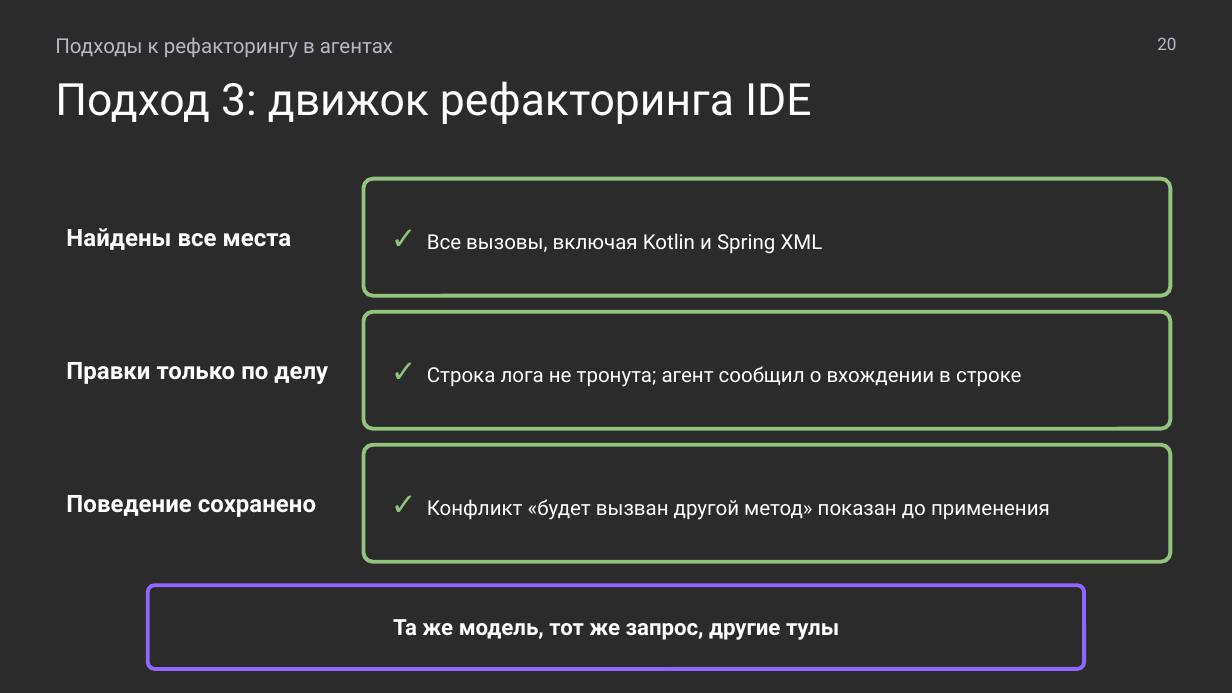
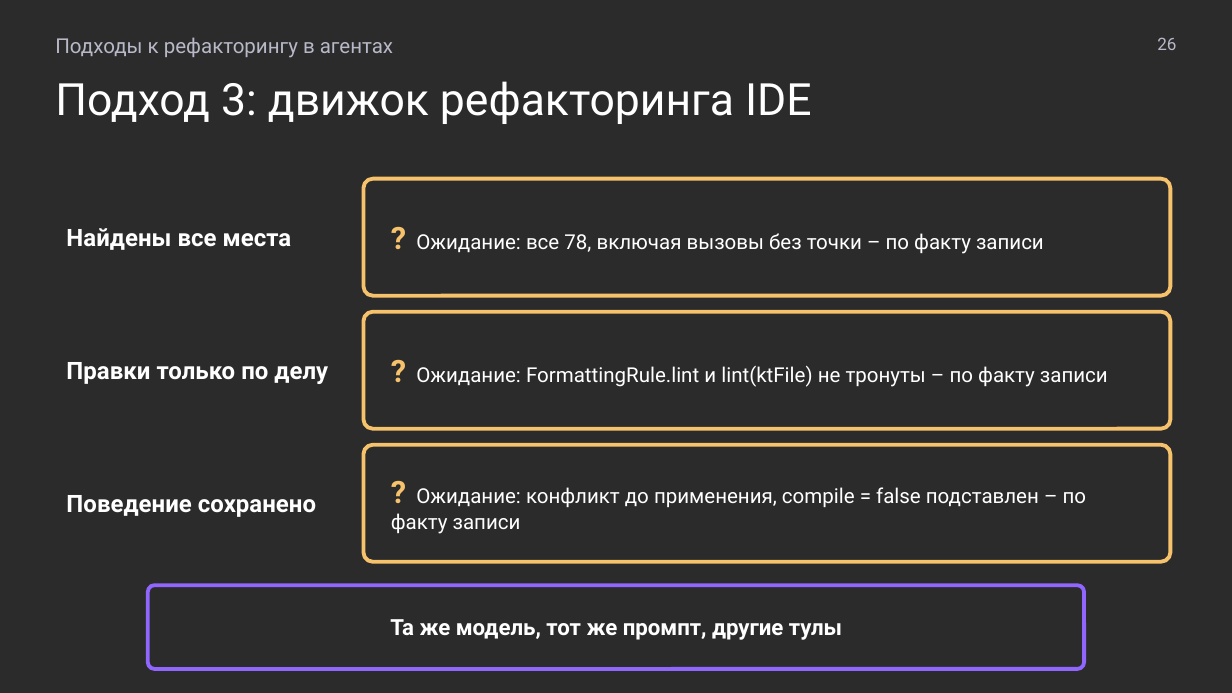
Before and after one commit to MchKosticyn/ide-refactoring-in-ai-agents, a slide deck: slide 26 of Доклад_ Рефакторинг в ИИ-агентах.pptx (slide 20 before the commit). Drawn at 1232x693 pixels with LibreOffice and Linux fonts; fonts in the diff are those of the drawing; background and template pictures are left out; a plain dark background stands for a picture behind light text. Boxes give left, top, right and bottom in pixels: in the first picture for what was removed or moved away, otherwise in the second. Text is boxed around its words. In the diff, an @@ line names an element or a change of style, - is before the commit and + after.

```diff
--- a/Доклад_ Рефакторинг в ИИ-агентах.pptx
+++ b/Доклад_ Рефакторинг в ИИ-агентах.pptx
@@ text at (1157, 37, 1176, 50): text changed @@
-20
+26
@@ text in rounded rectangle at (416, 233, 1044, 254): text changed @@
-✓ Все вызовы, включая Kotlin и Spring XML
+? Ожидание: все 78, включая вызовы без точки – по факту записи
@@ outline #93C47D 2.25 pt to #F6C26B 2.25 pt in 3 elements at (363, 445, 1170, 562), (363, 179, 1170, 296), (363, 312, 1170, 429) @@
@@ text in rounded rectangle at (416, 366, 1108, 387): text changed @@
-✓ Строка лога не тронута; агент сообщил о вхождении в строке
+? Ожидание: FormattingRule.lint и lint(ktFile) не тронуты – по факту записи
@@ text in rounded rectangle at (391, 487, 1087, 534): text changed @@
-✓ Конфликт «будет вызван другой метод» показан до применения
+? Ожидание: конфликт до применения, compile = false подставлен – по факту записи
@@ text in rounded rectangle at (390, 619, 842, 640): text changed @@
-Та же модель, тот же запрос, другие тулы
+Та же модель, тот же промпт, другие тулы
```
Also in this commit, not shown: 20 other slides changed, 18 slides added, 12 slides removed, 2 other files.
